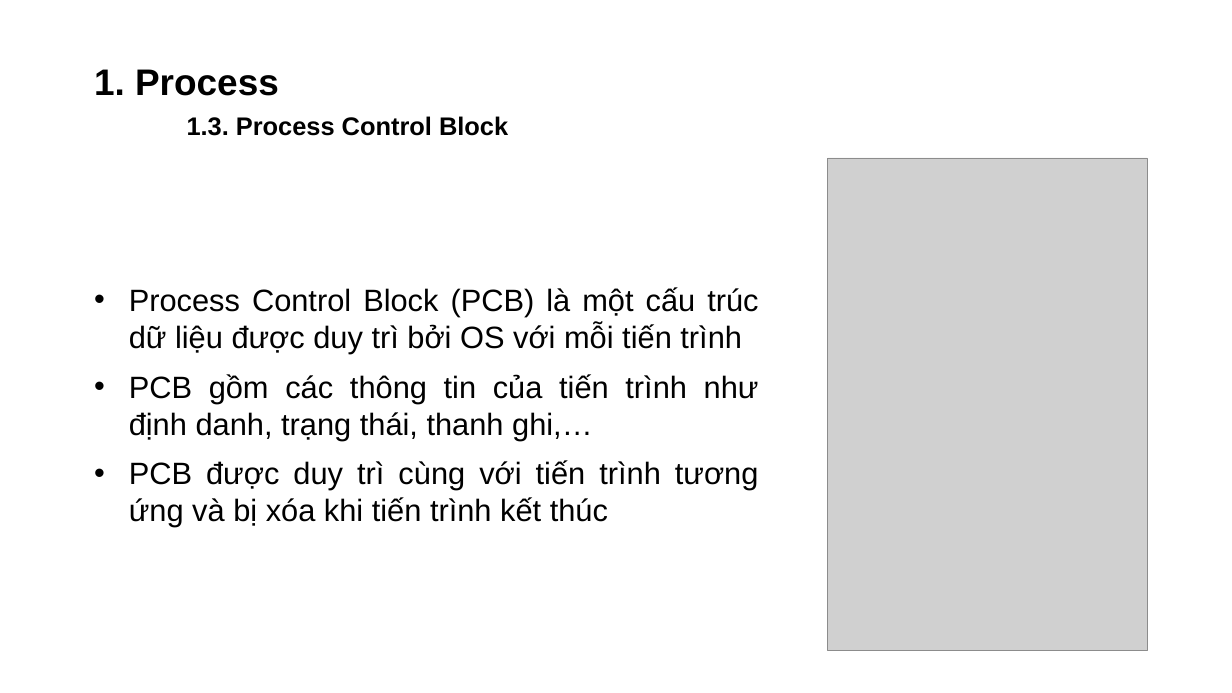
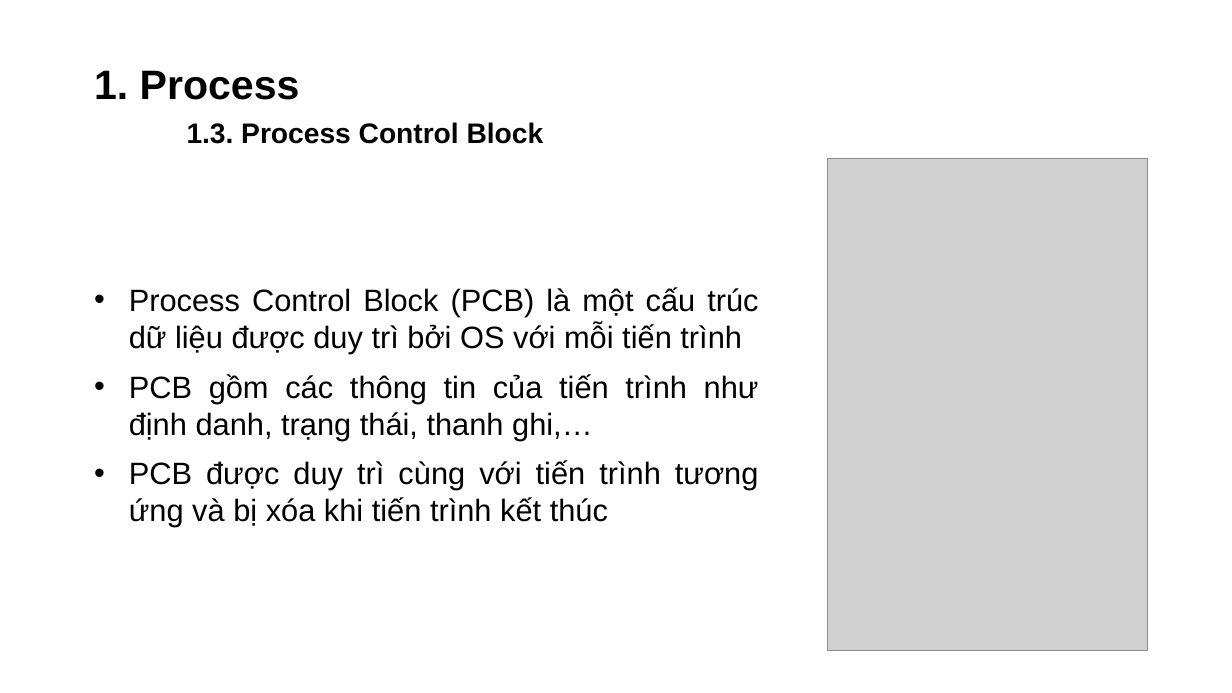
Before and after one commit to dangnm9699/Learn-Golang, a slide deck: slide 5 of Problem and Solution in Concurrency.pptx. Drawn at 1232x693 pixels with LibreOffice and Linux fonts; fonts in the diff are those of the drawing; grey boxes stand for pictures. Boxes give left, top, right and bottom in pixels: in the first picture for what was removed or moved away, otherwise in the second. Text is boxed around its words. In the diff, an @@ line names an element or a change of style, - is before the commit and + after.

```diff
--- a/Problem and Solution in Concurrency.pptx
+++ b/Problem and Solution in Concurrency.pptx
@@ title "1. Process 1.3. Process Control ..." at box(94, 70, 544, 144): size 28.8 to 32 pt in "1. Process"; size 19.8 to 22 pt in "1.3. Process Control Block" @@
```
Also in this commit, not shown: 6 other slides changed, 19 slides added, 6 slides removed, 1 other file.
